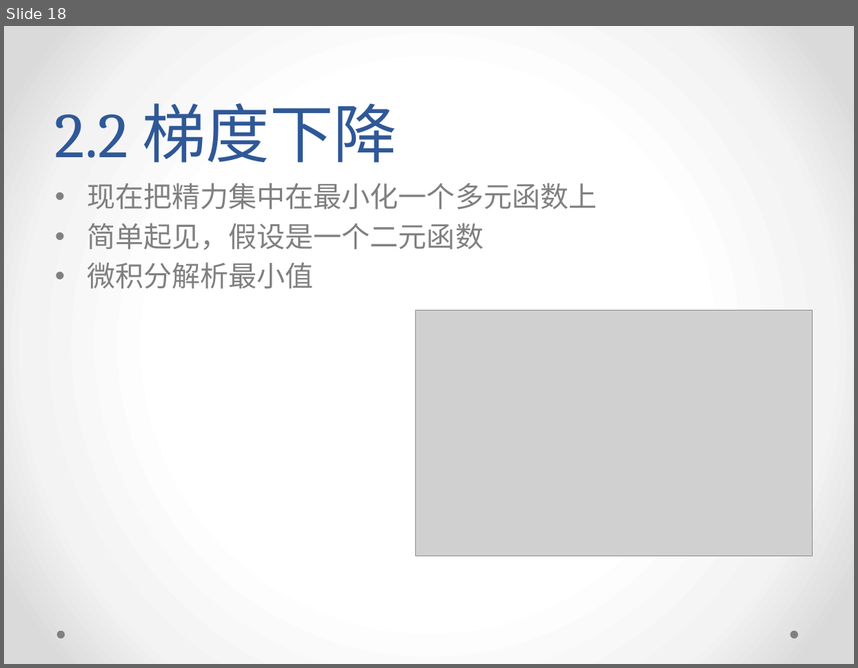
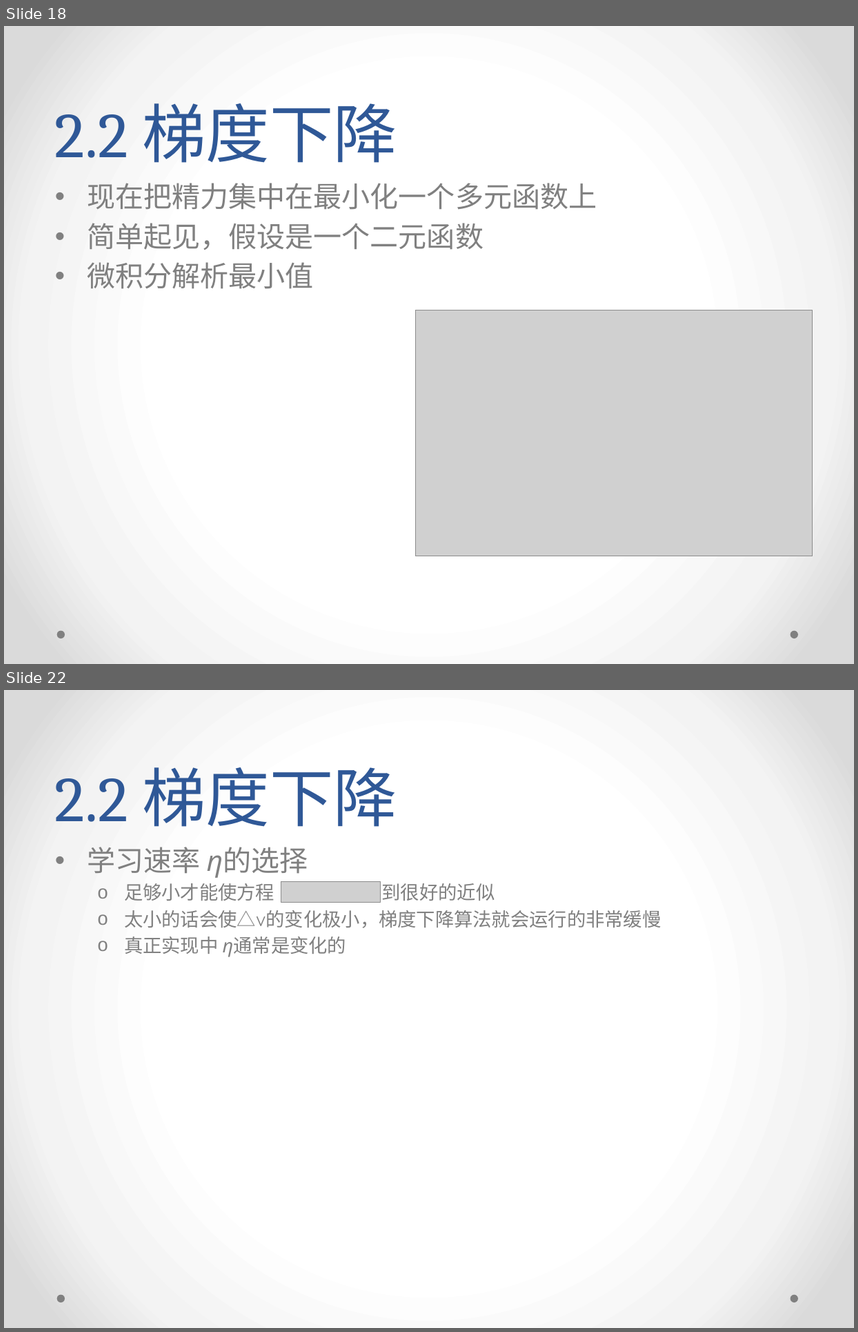
Before and after one commit to yish0000/neuralnetwork, a slide deck: 深度学习数学原理初探.pptx. Shown one above the other, each under a label of ours: slide 18 before the commit, slides 18 and 22 after it; the slides between them are not shown. The pictures are 858x668 and 858x1332 pixels, drawn with LibreOffice and Linux fonts; fonts in the diff are those of the drawing; grey boxes stand for pictures; background and template pictures are left out. Boxes give left, top, right and bottom in pixels: in the first picture for what was removed or moved away, otherwise in the second. Text is boxed around its words. In the diff, an @@ line names an element or a change of style, - is before the commit and + after.

```diff
--- a/深度学习数学原理初探.pptx
+++ b/深度学习数学原理初探.pptx
@@ slide 22 added at (4,690,854,1328), background gradient #FFFFFF to #F4F4F4 to #DADADA; not listed: 2 template elements that a slide beside it also shows @@
@@ title added at (55,767,398,827), 54 pt, text #2F5897 @@
+2.2 梯度下降
@@ text added at (87,847,661,957), 16 pt, text #808080 @@
+• 学习速率 η的选择
+  o 足够小才能使方程 得到很好的近似
+  o 太小的话会使△v的变化极小，梯度下降算法就会运行的非常缓慢
+  o 真正实现中 η通常是变化的
@@ picture added at (281,881,381,902) @@
```
Also in this commit, not shown: 1 slide changed, 14 other slides added, 1 slide removed.
